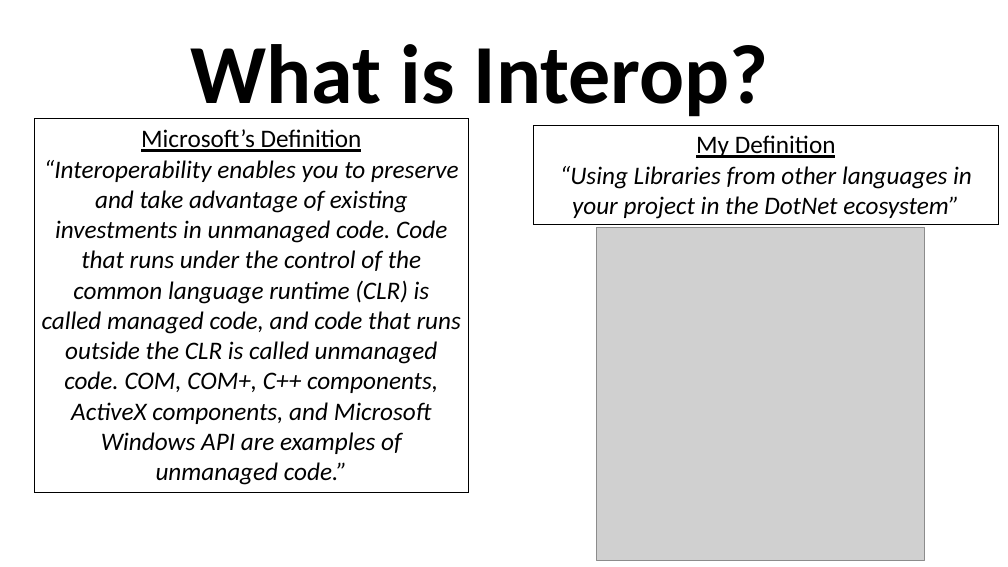
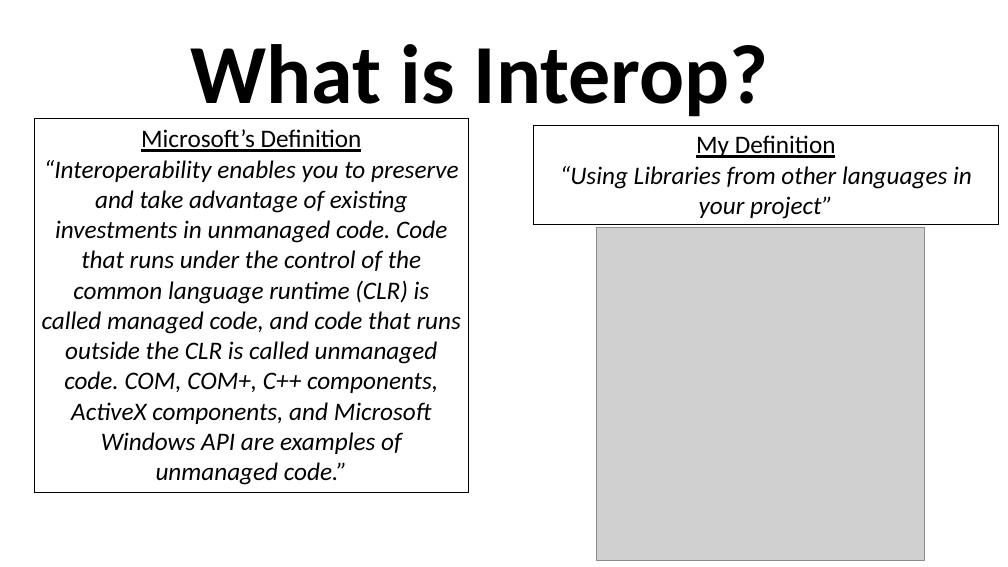
Before and after one commit to grab-a-byte/DotnetInterop, a slide deck: slide 6 of DotnetInteropSlides.pptx (slide 5 before the commit). Drawn at 1008x567 pixels with LibreOffice and Linux fonts; fonts in the diff are those of the drawing; grey boxes stand for pictures. Boxes give left, top, right and bottom in pixels: in the first picture for what was removed or moved away, otherwise in the second. Text is boxed around its words. In the diff, an @@ line names an element or a change of style, - is before the commit and + after.

```diff
--- a/DotnetInteropSlides.pptx
+++ b/DotnetInteropSlides.pptx
@@ text in rectangle at (560,166,972,219): text changed @@
-“Using Libraries from other languages in your project in the DotNet ecosystem”
+“Using Libraries from other languages in your project”
```
Also in this commit, not shown: 5 other slides changed, 4 slides added.
